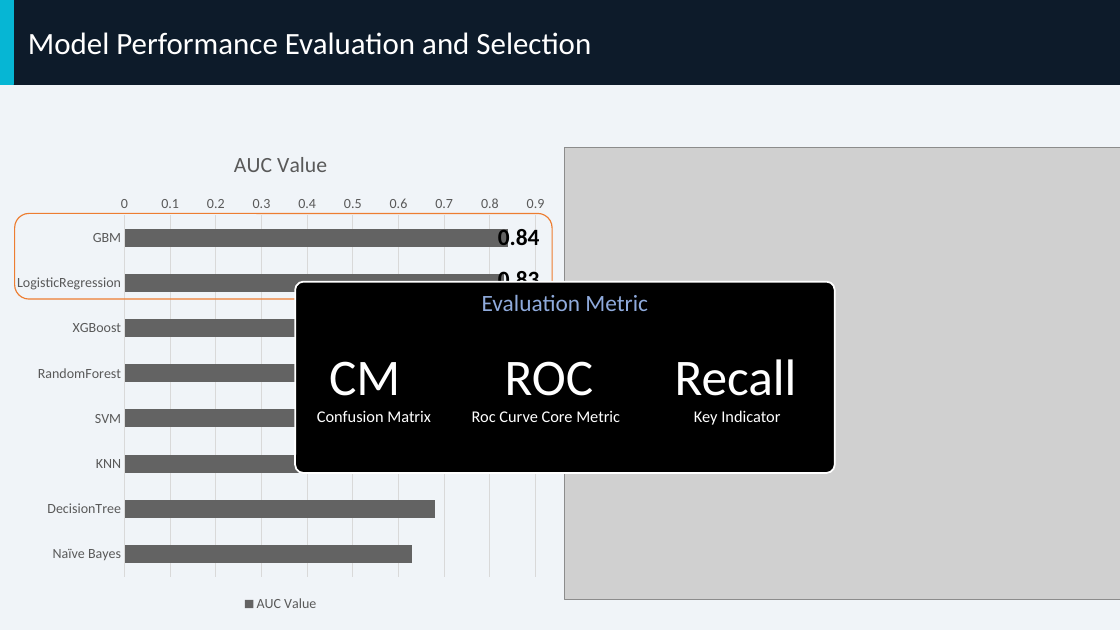
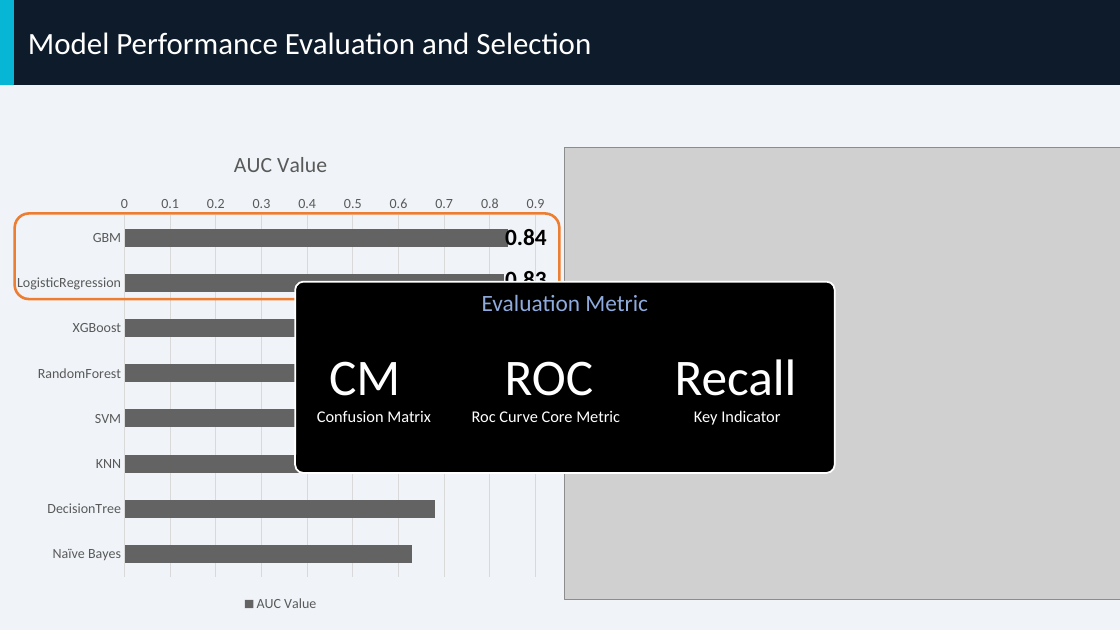
Before and after one commit to edodo/datavisualization, a slide deck: slide 11 of group_project.pptx (slide 10 before the commit). Drawn at 1120x630 pixels with LibreOffice and Linux fonts; fonts in the diff are those of the drawing; grey boxes stand for pictures. Boxes give left, top, right and bottom in pixels: in the first picture for what was removed or moved away, otherwise in the second. Text is boxed around its words. In the diff, an @@ line names an element or a change of style, - is before the commit and + after.

Commit message:
updated ppt

```diff
--- a/group_project.pptx
+++ b/group_project.pptx
@@ rounded rectangle "0.84": place and size @@
-rounded rectangle "0.84" at (14,213,552,299)
+rounded rectangle "0.84" at (14,213,559,299)
@@ rounded rectangle "0.84" at (14,213,559,299): outline #ED7D31 1 pt to #ED7D31 2.25 pt @@
```
Also in this commit, not shown: 6 other slides changed.
